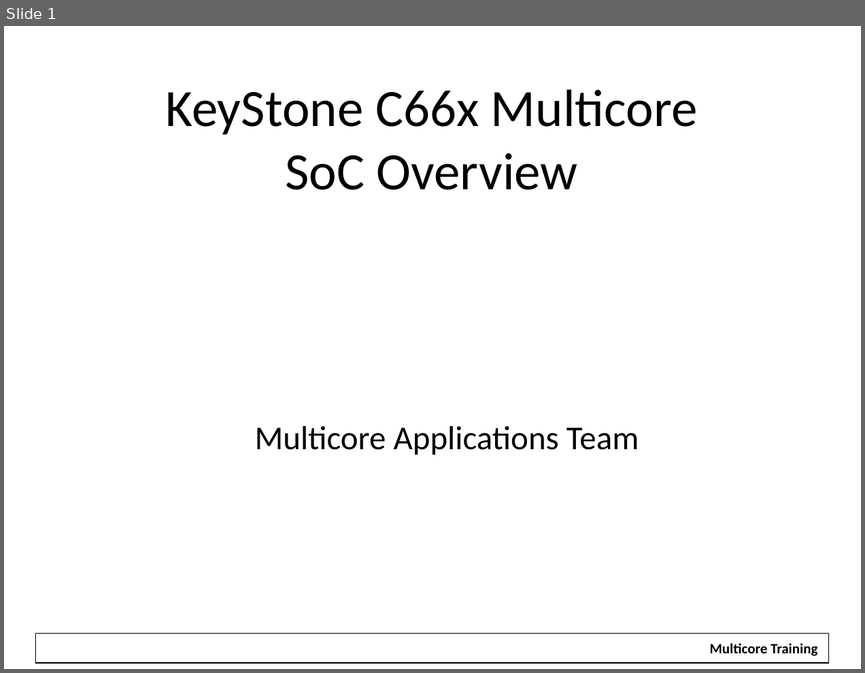
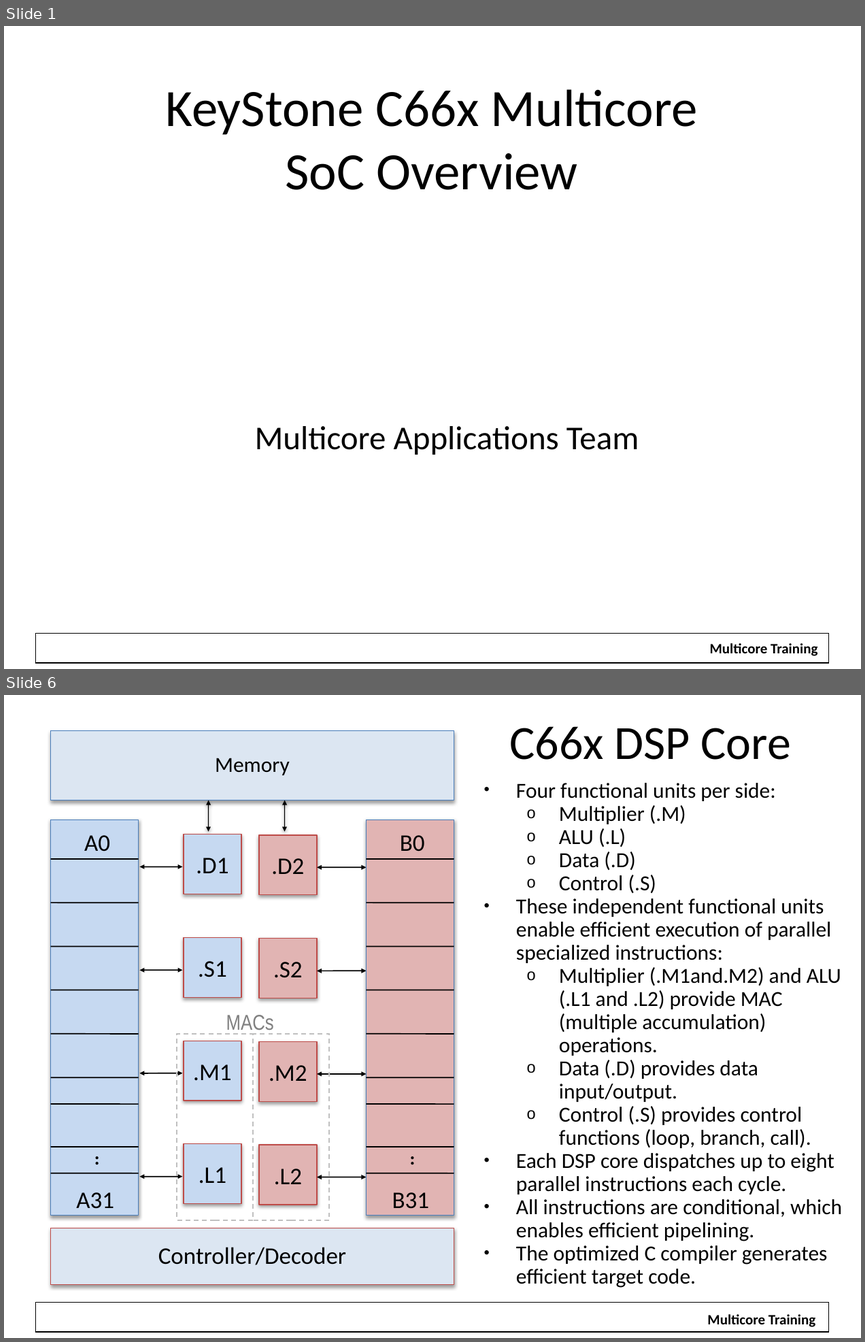
Before and after one commit to hari1989/keystone-workshop, a slide deck: slides/KeyStone Overview.pptx. Shown one above the other, each under a label of ours: slide 1 before the commit, slides 1 and 6 after it; the slides between them are not shown. The pictures are 865x673 and 865x1342 pixels, drawn with LibreOffice and Linux fonts; fonts in the diff are those of the drawing; background and template pictures are left out. Boxes give left, top, right and bottom in pixels: in the first picture for what was removed or moved away, otherwise in the second. Text is boxed around its words. In the diff, an @@ line names an element or a change of style, - is before the commit and + after.

```diff
--- a/slides/KeyStone Overview.pptx
+++ b/slides/KeyStone Overview.pptx
@@ slide 6 added at bbox=[4, 695, 861, 1338], background #FFFFFF; not listed: 1 template element that a slide beside it also shows @@
@@ title added at bbox=[509, 726, 791, 760], 40 pt, text #000000 @@
+C66x DSP Core
@@ text added at bbox=[516, 783, 842, 1287], 18 pt, text #000000 @@
+• Four functional units per side:
+    o Multiplier (.M)
+    o ALU (.L)
+    o Data (.D)
+    o Control (.S)
+• These independent functional units enable efficient execution of parallel specialized instructions:
+  o Multiplier (.M1and.M2) and ALU (.L1 and .L2) provide MAC (multiple accumulation) operations.
+  o Data (.D) provides data input/output.
+  o Control (.S) provides control functions (loop, branch, call).
+• Each DSP core dispatches up to eight parallel instructions each cycle.
+• All instructions are conditional, which enables efficient pipelining.
+• The optimized C compiler generates efficient target code.
@@ group added at bbox=[51, 731, 454, 1285]: 18 lines, 14 rectangles, 10 double arrows, 7 texts @@
+Memory
+A0
+A31
+.
+.
+.S1
+.D1
+.L1
+.S2
+.M1
+.M2
+.D2
+.L2
+B0
+B31
+.
+.
+Controller/Decoder
+MACs
@@ rectangle added at bbox=[698, 1306, 825, 1328], fill #FFFFFF, 12 pt, text #000000, bold @@
+Multicore Training
```
Also in this commit, not shown: 1 slide changed, 13 other slides added, 1 other file.
